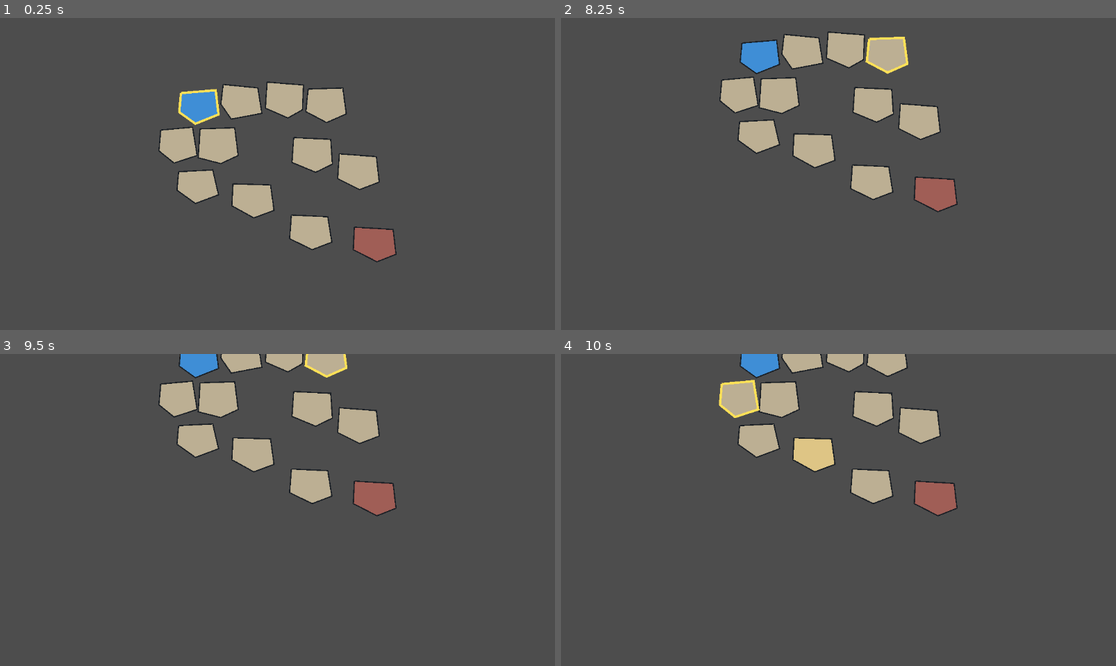
Above: before the commit, frames 1-4 (two rows, left to right).
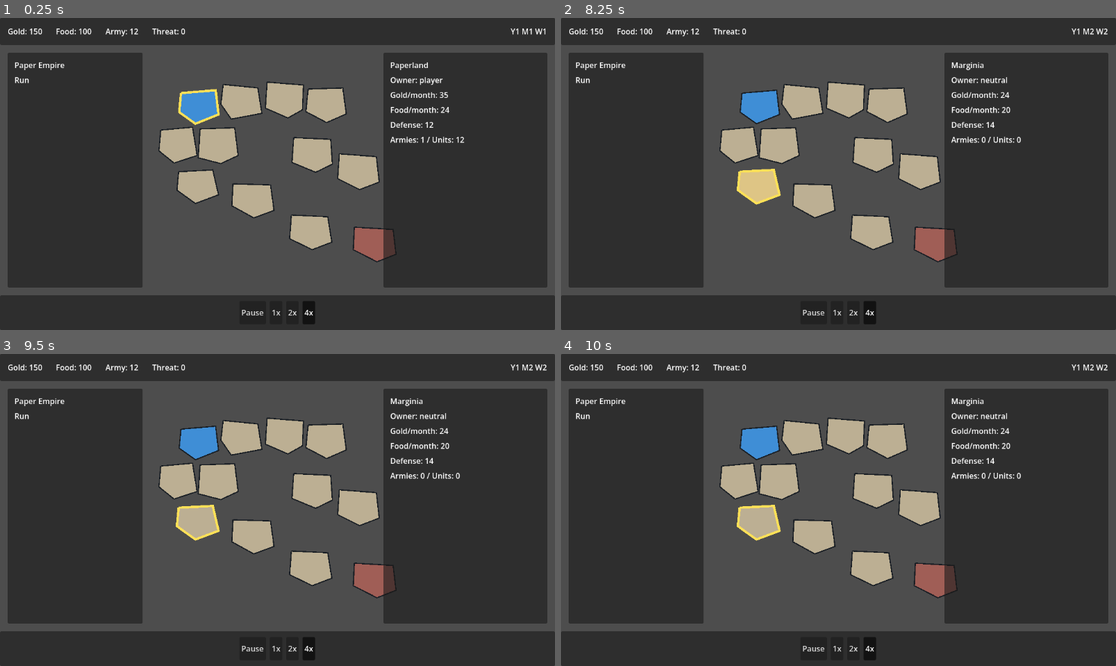
Above: after the commit, the same moments.

Repository: ThblckWlf/PaperEmpire
Game: Godot game, scene res://scenes/main/Main.tscn
The game is run twice, just before and just after one commit, with the same random seed, the same clock (stepped at 60 frames per second) and the same inputs.
Inputs (mouse positions are in pixels of both pictures, inside the frame that each line leads up to):
- Up to frame 1 (0.25 s): no input
- Up to frame 2 (8.25 s): click (816, 311) at 0.5 s, where only the run after the commit has a clickable "Pause"; click (838, 311) at 1.25 s, where only the run after the commit has a clickable "1x"; click (855, 311) at 2 s, where only the run after the commit has a clickable "2x"; click (871, 311) at 2.75 s, where only the run after the commit has a clickable "4x"; tap Enter at 3.5, 5, 6.5 s; drag from (938, 242) to (916, 170) at 3.52 s; tap Space at 4.25, 5.75, 7.25 s; drag from (871, 233) to (916, 170) at 4.27 s; hold D 5.03-5.75 s; click (916, 170) at 5.17 s; drag from (816, 198) to (916, 170) at 5.77 s; drag from (871, 155) to (760, 186) at 6.52 s; drag from (888, 105) to (916, 170) at 7.27 s; move the mouse to (760, 186) at 8.02 s; hold S from 8.03 s (still down); click (760, 186) at 8.17 s
- Up to frame 3 (9.5 s): tap Escape at 8.65 s; release S at 8.75 s; click (277, 500) at 8.75 s, where only the run after the commit has a clickable "Resume"
- Up to frame 4 (10 s): drag from (744, 397) to (816, 453) at 9.52 s

The runs differ from the first frame. In frame 1, 60% of the frame differs, in the area x 0-100%, y 0-100%; in frame 2, 72%; in frame 3, 71%; in frame 4, 71%.

Commit message:
Add UI foundation

Diff:
--- a/scenes/main/Main.tscn
+++ b/scenes/main/Main.tscn
@@ -1,10 +1,15 @@
-[gd_scene load_steps=6 format=3]
+[gd_scene load_steps=11 format=3]
 
 [ext_resource type="Script" path="res://scenes/main/main.gd" id="1_main"]
 [ext_resource type="Script" path="res://src/core/event_bus.gd" id="2_event_bus"]
 [ext_resource type="Script" path="res://src/core/game_manager.gd" id="3_game_manager"]
 [ext_resource type="Script" path="res://src/core/simulation_manager.gd" id="4_simulation"]
 [ext_resource type="PackedScene" path="res://scenes/world/WorldMap.tscn" id="5_world_map"]
+[ext_resource type="Script" path="res://scenes/ui/ui_root.gd" id="6_ui_root"]
+[ext_resource type="Script" path="res://scenes/ui/top_bar.gd" id="7_top_bar"]
+[ext_resource type="Script" path="res://scenes/ui/country_panel.gd" id="8_country_panel"]
+[ext_resource type="Script" path="res://scenes/ui/time_controls.gd" id="9_time_controls"]
+[ext_resource type="Script" path="res://scenes/ui/esc_menu.gd" id="10_esc_menu"]
 
 [node name="Main" type="Node"]
 script = ExtResource("1_main")
@@ -27,3 +32,191 @@
 [node name="WorldMap" parent="GameRoot/WorldRoot" instance=ExtResource("5_world_map")]
 
 [node name="UIRoot" type="CanvasLayer" parent="GameRoot"]
+script = ExtResource("6_ui_root")
+
+[node name="Root" type="Control" parent="GameRoot/UIRoot"]
+layout_mode = 3
+anchors_preset = 15
+anchor_right = 1.0
+anchor_bottom = 1.0
+grow_horizontal = 2
+grow_vertical = 2
+mouse_filter = 2
+
+[node name="TopBar" type="PanelContainer" parent="GameRoot/UIRoot/Root"]
+layout_mode = 1
+script = ExtResource("7_top_bar")
+
+[node name="MarginContainer" type="MarginContainer" parent="GameRoot/UIRoot/Root/TopBar"]
+layout_mode = 2
+theme_override_constants/margin_left = 16
+theme_override_constants/margin_top = 10
+theme_override_constants/margin_right = 16
+theme_override_constants/margin_bottom = 10
+
+[node name="HBoxContainer" type="HBoxContainer" parent="GameRoot/UIRoot/Root/TopBar/MarginContainer"]
+layout_mode = 2
+theme_override_constants/separation = 28
+
+[node name="GoldLabel" type="Label" parent="GameRoot/UIRoot/Root/TopBar/MarginContainer/HBoxContainer"]
+layout_mode = 2
+text = "Gold: 0"
+
+[node name="FoodLabel" type="Label" parent="GameRoot/UIRoot/Root/TopBar/MarginContainer/HBoxContainer"]
+layout_mode = 2
+text = "Food: 0"
+
+[node name="ArmyLabel" type="Label" parent="GameRoot/UIRoot/Root/TopBar/MarginContainer/HBoxContainer"]
+layout_mode = 2
+text = "Army: 0"
+
+[node name="ThreatLabel" type="Label" parent="GameRoot/UIRoot/Root/TopBar/MarginContainer/HBoxContainer"]
+layout_mode = 2
+text = "Threat: 0"
+
+[node name="Spacer" type="Control" parent="GameRoot/UIRoot/Root/TopBar/MarginContainer/HBoxContainer"]
+layout_mode = 2
+size_flags_horizontal = 3
+
+[node name="DateLabel" type="Label" parent="GameRoot/UIRoot/Root/TopBar/MarginContainer/HBoxContainer"]
+layout_mode = 2
+text = "Y1 M1 W1"
+
+[node name="LeftPanel" type="PanelContainer" parent="GameRoot/UIRoot/Root"]
+layout_mode = 1
+
+[node name="MarginContainer" type="MarginContainer" parent="GameRoot/UIRoot/Root/LeftPanel"]
+layout_mode = 2
+theme_override_constants/margin_left = 14
+theme_override_constants/margin_top = 14
+theme_override_constants/margin_right = 14
+theme_override_constants/margin_bottom = 14
+
+[node name="VBoxContainer" type="VBoxContainer" parent="GameRoot/UIRoot/Root/LeftPanel/MarginContainer"]
+layout_mode = 2
+theme_override_constants/separation = 8
+
+[node name="TitleLabel" type="Label" parent="GameRoot/UIRoot/Root/LeftPanel/MarginContainer/VBoxContainer"]
+layout_mode = 2
+text = "Paper Empire"
+
+[node name="RunLabel" type="Label" parent="GameRoot/UIRoot/Root/LeftPanel/MarginContainer/VBoxContainer"]
+layout_mode = 2
+text = "Run"
+
+[node name="RightPanel" type="PanelContainer" parent="GameRoot/UIRoot/Root"]
+layout_mode = 1
+script = ExtResource("8_country_panel")
+
+[node name="MarginContainer" type="MarginContainer" parent="GameRoot/UIRoot/Root/RightPanel"]
+layout_mode = 2
+theme_override_constants/margin_left = 14
+theme_override_constants/margin_top = 14
+theme_override_constants/margin_right = 14
+theme_override_constants/margin_bottom = 14
+
+[node name="VBoxContainer" type="VBoxContainer" parent="GameRoot/UIRoot/Root/RightPanel/MarginContainer"]
+layout_mode = 2
+theme_override_constants/separation = 8
+
+[node name="TitleLabel" type="Label" parent="GameRoot/UIRoot/Root/RightPanel/MarginContainer/VBoxContainer"]
+layout_mode = 2
+text = "No country selected"
+
+[node name="OwnerLabel" type="Label" parent="GameRoot/UIRoot/Root/RightPanel/MarginContainer/VBoxContainer"]
+layout_mode = 2
+text = "Owner: -"
+
+[node name="GoldLabel" type="Label" parent="GameRoot/UIRoot/Root/RightPanel/MarginContainer/VBoxContainer"]
+layout_mode = 2
+text = "Gold/month: -"
+
+[node name="FoodLabel" type="Label" parent="GameRoot/UIRoot/Root/RightPanel/MarginContainer/VBoxContainer"]
+layout_mode = 2
+text = "Food/month: -"
+
+[node name="DefenseLabel" type="Label" parent="GameRoot/UIRoot/Root/RightPanel/MarginContainer/VBoxContainer"]
+layout_mode = 2
+text = "Defense: -"
+
+[node name="ArmiesLabel" type="Label" parent="GameRoot/UIRoot/Root/RightPanel/MarginContainer/VBoxContainer"]
+layout_mode = 2
+text = "Armies: -"
+
+[node name="BottomBar" type="PanelContainer" parent="GameRoot/UIRoot/Root"]
+layout_mode = 1
+script = ExtResource("9_time_controls")
+
+[node name="MarginContainer" type="MarginContainer" parent="GameRoot/UIRoot/Root/BottomBar"]
+layout_mode = 2
+theme_override_constants/margin_left = 16
+theme_override_constants/margin_top = 12
+theme_override_constants/margin_right = 16
+theme_override_constants/margin_bottom = 12
+
+[node name="HBoxContainer" type="HBoxContainer" parent="GameRoot/UIRoot/Root/BottomBar/MarginContainer"]
+layout_mode = 2
+theme_override_constants/separation = 8
+alignment = 1
+
+[node name="PauseButton" type="Button" parent="GameRoot/UIRoot/Root/BottomBar/MarginContainer/HBoxContainer"]
+layout_mode = 2
+toggle_mode = true
+text = "Pause"
+
+[node name="NormalButton" type="Button" parent="GameRoot/UIRoot/Root/BottomBar/MarginContainer/HBoxContainer"]
+layout_mode = 2
+toggle_mode = true
+text = "1x"
+
+[node name="FastButton" type="Button" parent="GameRoot/UIRoot/Root/BottomBar/MarginContainer/HBoxContainer"]
+layout_mode = 2
+toggle_mode = true
+text = "2x"
+
+[node name="VeryFastButton" type="Button" parent="GameRoot/UIRoot/Root/BottomBar/MarginContainer/HBoxContainer"]
+layout_mode = 2
+toggle_mode = true
+text = "4x"
+
+[node name="ModalLayer" type="Control" parent="GameRoot/UIRoot/Root"]
+visible = false
+layout_mode = 1
+mouse_filter = 0
+
+[node name="Dim" type="ColorRect" parent="GameRoot/UIRoot/Root/ModalLayer"]
+layout_mode = 1
+anchors_preset = 15
+anchor_right = 1.0
+anchor_bottom = 1.0
+grow_horizontal = 2
+grow_vertical = 2
+color = Color(0, 0, 0, 0.35)
+
+[node name="EscMenu" type="PanelContainer" parent="GameRoot/UIRoot/Root/ModalLayer"]
+layout_mode = 1
+script = ExtResource("10_esc_menu")
+
+[node name="MarginContainer" type="MarginContainer" parent="GameRoot/UIRoot/Root/ModalLayer/EscMenu"]
+layout_mode = 2
+theme_override_constants/margin_left = 18
+theme_override_constants/margin_top = 18
+theme_override_constants/margin_right = 18
+theme_override_constants/margin_bottom = 18
+
+[node name="VBoxContainer" type="VBoxContainer" parent="GameRoot/UIRoot/Root/ModalLayer/EscMenu/MarginContainer"]
+layout_mode = 2
+theme_override_constants/separation = 12
+
+[node name="TitleLabel" type="Label" parent="GameRoot/UIRoot/Root/ModalLayer/EscMenu/MarginContainer/VBoxContainer"]
+layout_mode = 2
+text = "Pause"
+horizontal_alignment = 1
+
+[node name="ResumeButton" type="Button" parent="GameRoot/UIRoot/Root/ModalLayer/EscMenu/MarginContainer/VBoxContainer"]
+layout_mode = 2
+text = "Resume"
+
+[node name="QuitButton" type="Button" parent="GameRoot/UIRoot/Root/ModalLayer/EscMenu/MarginContainer/VBoxContainer"]
+layout_mode = 2
+text = "Quit to Menu"
--- a/scenes/main/main.gd
+++ b/scenes/main/main.gd
@@ -5,6 +5,7 @@
 @onready var gameManager: GameManager = $GameRoot/Managers/GameManager as GameManager
 @onready var simulationManager: SimulationManager = $GameRoot/Managers/SimulationManager as SimulationManager
 @onready var worldMap = $GameRoot/WorldRoot/WorldMap
+@onready var uiRoot = $GameRoot/UIRoot
 
 
 func _ready() -> void:
@@ -13,6 +14,7 @@
 	gameManager.setSimulationManager(simulationManager)
 	gameManager.startNewRun(str(NewRunFactory.DEFAULT_START_COUNTRY_ID))
 	worldMap.configure(gameManager, eventBus)
+	uiRoot.configure(gameManager, eventBus)
 
 	if OS.is_debug_build():
 		eventBus.requestCommand(CommandType.SET_GAME_SPEED, {
--- /dev/null
+++ b/scenes/ui/country_panel.gd
@@ -0,0 +1,30 @@
+extends PanelContainer
+
+
+@onready var titleLabel: Label = $MarginContainer/VBoxContainer/TitleLabel as Label
+@onready var ownerLabel: Label = $MarginContainer/VBoxContainer/OwnerLabel as Label
+@onready var goldLabel: Label = $MarginContainer/VBoxContainer/GoldLabel as Label
+@onready var foodLabel: Label = $MarginContainer/VBoxContainer/FoodLabel as Label
+@onready var defenseLabel: Label = $MarginContainer/VBoxContainer/DefenseLabel as Label
+@onready var armiesLabel: Label = $MarginContainer/VBoxContainer/ArmiesLabel as Label
+
+
+func setData(data: Dictionary) -> void:
+	if not bool(data.get("hasCountry", false)):
+		titleLabel.text = str(data.get("name", "No country selected"))
+		ownerLabel.text = "Owner: -"
+		goldLabel.text = "Gold/month: -"
+		foodLabel.text = "Food/month: -"
+		defenseLabel.text = "Defense: -"
+		armiesLabel.text = "Armies: -"
+		return
+
+	titleLabel.text = str(data.get("name", "Country"))
+	ownerLabel.text = "Owner: %s" % str(data.get("ownerId", ""))
+	goldLabel.text = "Gold/month: %d" % int(data.get("goldPerMonth", 0))
+	foodLabel.text = "Food/month: %d" % int(data.get("foodPerMonth", 0))
+	defenseLabel.text = "Defense: %d" % int(data.get("defense", 0))
+	armiesLabel.text = "Armies: %d / Units: %d" % [
+		int(data.get("stationedArmyCount", 0)),
+		int(data.get("stationedUnitCount", 0)),
+	]
--- /dev/null
+++ b/scenes/ui/esc_menu.gd
@@ -0,0 +1,21 @@
+extends PanelContainer
+
+
+signal resumeRequested
+signal quitToMenuRequested
+
+@onready var resumeButton: Button = $MarginContainer/VBoxContainer/ResumeButton as Button
+@onready var quitButton: Button = $MarginContainer/VBoxContainer/QuitButton as Button
+
+
+func _ready() -> void:
+	resumeButton.pressed.connect(_onResumePressed)
+	quitButton.pressed.connect(_onQuitPressed)
+
+
+func _onResumePressed() -> void:
+	resumeRequested.emit()
+
+
+func _onQuitPressed() -> void:
+	quitToMenuRequested.emit()
--- /dev/null
+++ b/scenes/ui/time_controls.gd
@@ -0,0 +1,56 @@
+extends PanelContainer
+
+
+@onready var pauseButton: Button = $MarginContainer/HBoxContainer/PauseButton as Button
+@onready var normalButton: Button = $MarginContainer/HBoxContainer/NormalButton as Button
+@onready var fastButton: Button = $MarginContainer/HBoxContainer/FastButton as Button
+@onready var veryFastButton: Button = $MarginContainer/HBoxContainer/VeryFastButton as Button
+
+var eventBus: EventBus
+
+
+func _ready() -> void:
+	pauseButton.pressed.connect(_requestPause)
+	normalButton.pressed.connect(_requestNormal)
+	fastButton.pressed.connect(_requestFast)
+	veryFastButton.pressed.connect(_requestVeryFast)
+
+
+func configure(newEventBus: EventBus) -> void:
+	eventBus = newEventBus
+
+
+func setCurrentSpeed(speed: int) -> void:
+	pauseButton.button_pressed = speed == GameSpeed.Value.Paused
+	normalButton.button_pressed = speed == GameSpeed.Value.Normal
+	fastButton.button_pressed = speed == GameSpeed.Value.Fast
+	veryFastButton.button_pressed = speed == GameSpeed.Value.VeryFast
+
+
+func _requestPause() -> void:
+	_requestSpeedCommand(CommandType.PAUSE_GAME, {})
+
+
+func _requestNormal() -> void:
+	_requestSpeedCommand(CommandType.SET_GAME_SPEED, {
+		"speed": GameSpeed.Value.Normal,
+	})
+
+
+func _requestFast() -> void:
+	_requestSpeedCommand(CommandType.SET_GAME_SPEED, {
+		"speed": GameSpeed.Value.Fast,
+	})
+
+
+func _requestVeryFast() -> void:
+	_requestSpeedCommand(CommandType.SET_GAME_SPEED, {
+		"speed": GameSpeed.Value.VeryFast,
+	})
+
+
+func _requestSpeedCommand(commandName: StringName, payload: Dictionary) -> void:
+	if eventBus == null:
+		return
+
+	eventBus.requestCommand(commandName, payload)
--- /dev/null
+++ b/scenes/ui/top_bar.gd
@@ -0,0 +1,16 @@
+extends PanelContainer
+
+
+@onready var goldLabel: Label = $MarginContainer/HBoxContainer/GoldLabel as Label
+@onready var foodLabel: Label = $MarginContainer/HBoxContainer/FoodLabel as Label
+@onready var armyLabel: Label = $MarginContainer/HBoxContainer/ArmyLabel as Label
+@onready var threatLabel: Label = $MarginContainer/HBoxContainer/ThreatLabel as Label
+@onready var dateLabel: Label = $MarginContainer/HBoxContainer/DateLabel as Label
+
+
+func setData(data: Dictionary) -> void:
+	goldLabel.text = "Gold: %d" % int(data.get("gold", 0))
+	foodLabel.text = "Food: %d" % int(data.get("food", 0))
+	armyLabel.text = "Army: %d" % int(data.get("armyStrength", 0))
+	threatLabel.text = "Threat: %d" % int(data.get("threat", 0))
+	dateLabel.text = str(data.get("dateText", "Y1 M1 W1"))
--- /dev/null
+++ b/scenes/ui/ui_root.gd
@@ -0,0 +1,157 @@
+extends CanvasLayer
+
+
+const RUN_STATE_VIEW := preload("res://src/core/view/run_state_view.gd")
+
+@onready var rootControl: Control = $Root as Control
+@onready var topBar = $Root/TopBar
+@onready var leftPanel: PanelContainer = $Root/LeftPanel as PanelContainer
+@onready var rightPanel = $Root/RightPanel
+@onready var bottomBar = $Root/BottomBar
+@onready var modalLayer: Control = $Root/ModalLayer as Control
+@onready var escMenu = $Root/ModalLayer/EscMenu
+
+var gameManager: GameManager
+var eventBus: EventBus
+var speedBeforePause: int = GameSpeed.Value.Normal
+
+
+func _ready() -> void:
+	_applyLayout()
+	escMenu.resumeRequested.connect(_resumeFromEscMenu)
+	escMenu.quitToMenuRequested.connect(_handleQuitToMenuStub)
+	modalLayer.visible = false
+
+
+func _unhandled_input(event: InputEvent) -> void:
+	var keyEvent := event as InputEventKey
+	if keyEvent == null or not keyEvent.pressed or keyEvent.echo:
+		return
+
+	if keyEvent.keycode == KEY_ESCAPE:
+		if modalLayer.visible:
+			_resumeFromEscMenu()
+		else:
+			_openEscMenu()
+		get_viewport().set_input_as_handled()
+
+
+func configure(newGameManager: GameManager, newEventBus: EventBus) -> void:
+	_disconnectEventBus()
+	gameManager = newGameManager
+	eventBus = newEventBus
+	bottomBar.configure(eventBus)
+	_connectEventBus()
+	_refreshAll()
+
+
+func isEscMenuOpen() -> bool:
+	return modalLayer.visible
+
+
+func _refreshAll() -> void:
+	if gameManager == null:
+		return
+
+	var runState := gameManager.getCurrentRunState()
+	if runState == null:
+		return
+
+	topBar.setData(RUN_STATE_VIEW.createTopBarData(runState))
+	rightPanel.setData(RUN_STATE_VIEW.createCountryPanelData(runState, gameManager.getSelectedCountryId()))
+	bottomBar.setCurrentSpeed(int(runState.speed))
+
+
+func _onGameEventRaised(eventName: StringName, _payload: Dictionary) -> void:
+	match eventName:
+		EventType.RUN_STARTED, EventType.RUN_RESET, EventType.COUNTRY_SELECTED, EventType.GAME_SPEED_CHANGED, EventType.MONTH_TICK:
+			_refreshAll()
+
+
+func _openEscMenu() -> void:
+	if gameManager != null and gameManager.getCurrentRunState() != null:
+		var currentSpeed := int(gameManager.getCurrentRunState().speed)
+		if currentSpeed != GameSpeed.Value.Paused:
+			speedBeforePause = currentSpeed
+
+	if eventBus != null:
+		eventBus.requestCommand(CommandType.PAUSE_GAME)
+	modalLayer.visible = true
+	_refreshAll()
+
+
+func _resumeFromEscMenu() -> void:
+	modalLayer.visible = false
+	if eventBus != null:
+		eventBus.requestCommand(CommandType.SET_GAME_SPEED, {
+			"speed": speedBeforePause,
+		})
+	_refreshAll()
+
+
+func _handleQuitToMenuStub() -> void:
+	push_warning("Quit to menu is not implemented yet.")
+
+
+func _connectEventBus() -> void:
+	if eventBus == null:
+		return
+
+	var eventCallable := Callable(self, "_onGameEventRaised")
+	if not eventBus.gameEventRaised.is_connected(eventCallable):
+		eventBus.gameEventRaised.connect(eventCallable)
+
+
+func _disconnectEventBus() -> void:
+	if eventBus == null:
+		return
+
+	var eventCallable := Callable(self, "_onGameEventRaised")
+	if eventBus.gameEventRaised.is_connected(eventCallable):
+		eventBus.gameEventRaised.disconnect(eventCallable)
+
+
+func _applyLayout() -> void:
+	rootControl.set_anchors_preset(Control.PRESET_FULL_RECT)
+	rootControl.offset_left = 0.0
+	rootControl.offset_top = 0.0
+	rootControl.offset_right = 0.0
+	rootControl.offset_bottom = 0.0
+	rootControl.mouse_filter = Control.MOUSE_FILTER_IGNORE
+
+	topBar.set_anchors_preset(Control.PRESET_TOP_WIDE)
+	topBar.offset_left = 0.0
+	topBar.offset_top = 0.0
+	topBar.offset_right = 0.0
+	topBar.offset_bottom = 56.0
+
+	leftPanel.set_anchors_preset(Control.PRESET_LEFT_WIDE)
+	leftPanel.offset_left = 16.0
+	leftPanel.offset_top = 72.0
+	leftPanel.offset_right = 296.0
+	leftPanel.offset_bottom = -88.0
+
+	rightPanel.set_anchors_preset(Control.PRESET_RIGHT_WIDE)
+	rightPanel.offset_left = -356.0
+	rightPanel.offset_top = 72.0
+	rightPanel.offset_right = -16.0
+	rightPanel.offset_bottom = -88.0
+
+	bottomBar.set_anchors_preset(Control.PRESET_BOTTOM_WIDE)
+	bottomBar.offset_left = 0.0
+	bottomBar.offset_top = -72.0
+	bottomBar.offset_right = 0.0
+	bottomBar.offset_bottom = 0.0
+
+	modalLayer.set_anchors_preset(Control.PRESET_FULL_RECT)
+	modalLayer.offset_left = 0.0
+	modalLayer.offset_top = 0.0
+	modalLayer.offset_right = 0.0
+	modalLayer.offset_bottom = 0.0
+	modalLayer.mouse_filter = Control.MOUSE_FILTER_STOP
+
+	escMenu.set_anchors_preset(Control.PRESET_CENTER)
+	escMenu.offset_left = -140.0
+	escMenu.offset_top = -90.0
+	escMenu.offset_right = 140.0
+	escMenu.offset_bottom = 90.0
--- /dev/null
+++ b/src/core/view/run_state_view.gd
@@ -0,0 +1,77 @@
+extends RefCounted
+class_name RunStateView
+
+
+static func createTopBarData(runState: RunState) -> Dictionary:
+	if runState == null:
+		return {}
+
+	return {
+		"gold": int(runState.resources.get("gold", 0)),
+		"food": int(runState.resources.get("food", 0)),
+		"threat": int(runState.resources.get("threat", 0)),
+		"armyStrength": _totalArmyUnits(runState),
+		"dateText": _dateText(runState.time),
+		"speed": int(runState.speed),
+	}
+
+
+static func createCountryPanelData(runState: RunState, countryId: StringName) -> Dictionary:
+	if runState == null or not runState.countries.has(countryId):
+		return {
+			"hasCountry": false,
+			"name": "No country selected",
+		}
+
+	var country := runState.countries[countryId] as CountryData
+	if country == null:
+		return {
+			"hasCountry": false,
+			"name": "No country selected",
+		}
+
+	var stationedArmyCount := 0
+	var stationedUnitCount := 0
+	for armyId in runState.armies.keys():
+		var army := runState.armies[armyId] as ArmyData
+		if army == null or army.locationCountryId != country.id:
+			continue
+
+		stationedArmyCount += 1
+		stationedUnitCount += _unitCount(army.units)
+
+	return {
+		"hasCountry": true,
+		"id": country.id,
+		"name": country.name,
+		"ownerId": country.ownerId,
+		"goldPerMonth": country.goldPerMonth,
+		"foodPerMonth": country.foodPerMonth,
+		"defense": country.defense,
+		"stationedArmyCount": stationedArmyCount,
+		"stationedUnitCount": stationedUnitCount,
+	}
+
+
+static func _dateText(time: Dictionary) -> String:
+	return "Y%d M%d W%d" % [
+		int(time.get("year", 1)),
+		int(time.get("month", 1)),
+		int(time.get("week", 1)),
+	]
+
+
+static func _totalArmyUnits(runState: RunState) -> int:
+	var total := 0
+	for armyId in runState.armies.keys():
+		var army := runState.armies[armyId] as ArmyData
+		if army != null:
+			total += _unitCount(army.units)
+	return total
+
+
+static func _unitCount(units: Dictionary) -> int:
+	var total := 0
+	for unitId in units.keys():
+		total += int(units[unitId])
+	return total
--- a/tests_debug/debug_test_runner.gd
+++ b/tests_debug/debug_test_runner.gd
@@ -5,6 +5,7 @@
 var totalTests: int = 0
 var failedTests: int = 0
 var capturedEvents: Array[Dictionary] = []
+const RUN_STATE_VIEW := preload("res://src/core/view/run_state_view.gd")
 
 
 func _ready() -> void:
@@ -32,6 +33,8 @@
 	_runTest("SimulationManager applies speed and emits monthTick", _testSimulationManagerTicks)
 	_runTest("WorldMap creates country nodes", _testWorldMapCreatesCountryNodes)
 	_runTest("MapCamera clamps pan and zoom", _testMapCameraClampsPanAndZoom)
+	_runTest("RunStateView creates UI summaries", _testRunStateViewCreatesSummaries)
+	_runTest("Main UI layout binds state and commands", _testMainUiLayoutBindsStateAndCommands)
 
 	if failedTests == 0:
 		print("[DebugTestRunner] PASS: %d/%d tests passed." % [totalTests, totalTests])
@@ -395,6 +398,78 @@
 
 	remove_child(worldMap)
 	worldMap.free()
+	return result
+
+
+func _testRunStateViewCreatesSummaries() -> ValidationResult:
+	var result := ValidationResult.new()
+	var runState := NewRunFactory.createNewRun(&"paperland")
+	var topBarData: Dictionary = RUN_STATE_VIEW.createTopBarData(runState)
+	if int(topBarData.get("gold", 0)) != NewRunFactory.START_GOLD:
+		result.addError("RunStateView top bar gold is wrong.")
+	if int(topBarData.get("food", 0)) != NewRunFactory.START_FOOD:
+		result.addError("RunStateView top bar food is wrong.")
+	if int(topBarData.get("armyStrength", 0)) != NewRunFactory.START_INFANTRY + NewRunFactory.START_CAVALRY:
+		result.addError("RunStateView army strength summary is wrong.")
+	if str(topBarData.get("dateText", "")) != "Y1 M1 W1":
+		result.addError("RunStateView date text is wrong.")
+
+	var countryData: Dictionary = RUN_STATE_VIEW.createCountryPanelData(runState, &"paperland")
+	if str(countryData.get("name", "")) != "Paperland":
+		result.addError("RunStateView country panel name is wrong.")
+	if int(countryData.get("stationedArmyCount", 0)) != 1:
+		result.addError("RunStateView stationed army count is wrong.")
+	return result
+
+
+func _testMainUiLayoutBindsStateAndCommands() -> ValidationResult:
+	var result := ValidationResult.new()
+	var scene := load("res://scenes/main/Main.tscn") as PackedScene
+	if scene == null:
+		result.addError("Main.tscn could not be loaded for UI test.")
+		return result
+
+	var main = scene.instantiate()
+	add_child(main)
+	var gameManager := main.get_node("GameRoot/Managers/GameManager") as GameManager
+	var eventBus := main.get_node("GameRoot/Managers/EventBus") as EventBus
+	var uiRoot = main.get_node("GameRoot/UIRoot")
+	var topBar = main.get_node("GameRoot/UIRoot/Root/TopBar")
+	var rightPanel = main.get_node("GameRoot/UIRoot/Root/RightPanel")
+	var bottomBar = main.get_node("GameRoot/UIRoot/Root/BottomBar")
+	var modalLayer = main.get_node("GameRoot/UIRoot/Root/ModalLayer")
+	if uiRoot == null or topBar == null or rightPanel == null or bottomBar == null or modalLayer == null:
+		result.addError("Main UI layout is missing required nodes.")
+		_cleanupMainForTest(main)
+		return result
+
+	var goldLabel := main.get_node("GameRoot/UIRoot/Root/TopBar/MarginContainer/HBoxContainer/GoldLabel") as Label
+	if goldLabel.text != "Gold: %d" % NewRunFactory.START_GOLD:
+		result.addError("TopBar did not bind starting gold.")
+
+	eventBus.requestCommand(CommandType.SELECT_COUNTRY, {
+		"countryId": "inkreich",
+	})
+	var countryTitle := main.get_node("GameRoot/UIRoot/Root/RightPanel/MarginContainer/VBoxContainer/TitleLabel") as Label
+	if countryTitle.text != "Inkreich":
+		result.addError("CountryPanel did not update from country selection.")
+
+	var pauseButton := main.get_node("GameRoot/UIRoot/Root/BottomBar/MarginContainer/HBoxContainer/PauseButton") as Button
+	pauseButton.emit_signal("pressed")
+	if gameManager.getCurrentRunState().speed != GameSpeed.Value.Paused:
+		result.addError("TimeControls pause button did not request pause.")
+
+	uiRoot.call("_openEscMenu")
+	if not bool(uiRoot.call("isEscMenuOpen")):
+		result.addError("ESC menu did not open.")
+
+	uiRoot.call("_resumeFromEscMenu")
+	if bool(uiRoot.call("isEscMenuOpen")):
+		result.addError("ESC menu did not close on resume.")
+	if gameManager.getCurrentRunState().speed == GameSpeed.Value.Paused:
+		result.addError("ESC menu resume did not restore speed.")
+
+	_cleanupMainForTest(main)
 	return result
 
 
@@ -488,3 +563,9 @@
 	for point in points:
 		bounds = bounds.expand(center + point)
 	return bounds
+
+
+func _cleanupMainForTest(main: Node) -> void:
+	if main.get_parent() == self:
+		remove_child(main)
+	main.free()
Not shown, added: scenes/ui/country_panel.gd.uid
Not shown, added: scenes/ui/esc_menu.gd.uid
Not shown, added: scenes/ui/time_controls.gd.uid
Not shown, added: scenes/ui/top_bar.gd.uid
Not shown, added: scenes/ui/ui_root.gd.uid
Not shown, added: src/core/view/run_state_view.gd.uid
Not shown, changed: docs/checks.md
Not shown, changed: docs/project_structure.md
Not shown, changed: docs/signal_rules.md
Not shown, added: docs/ui_foundation.md
